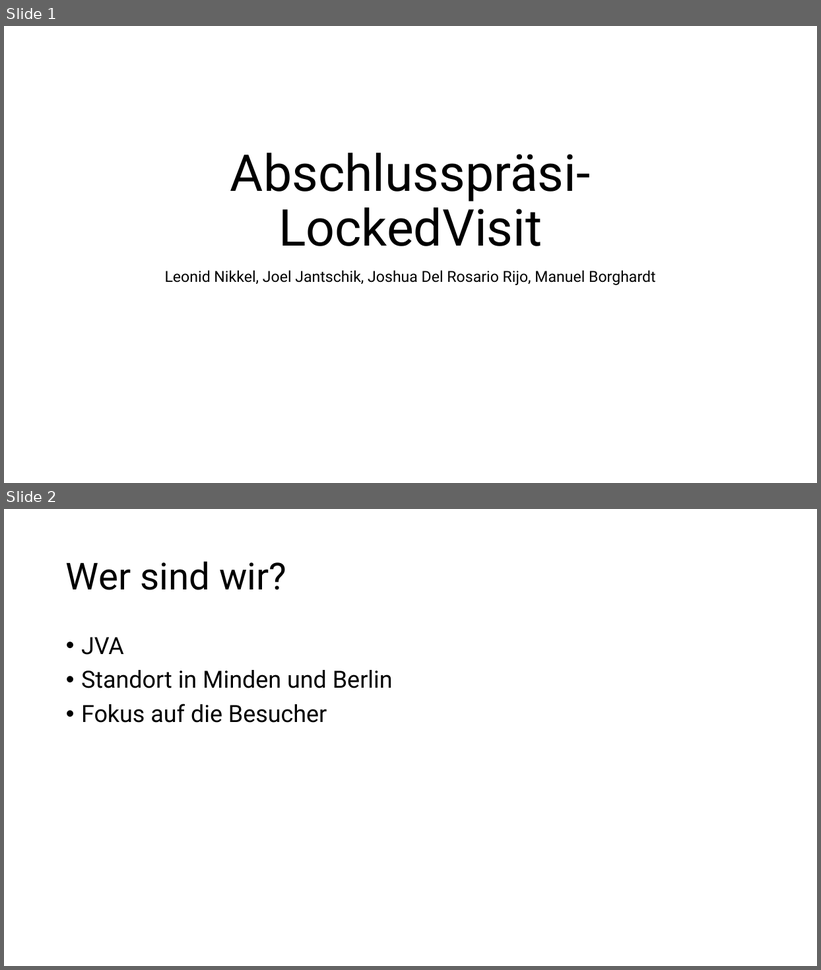
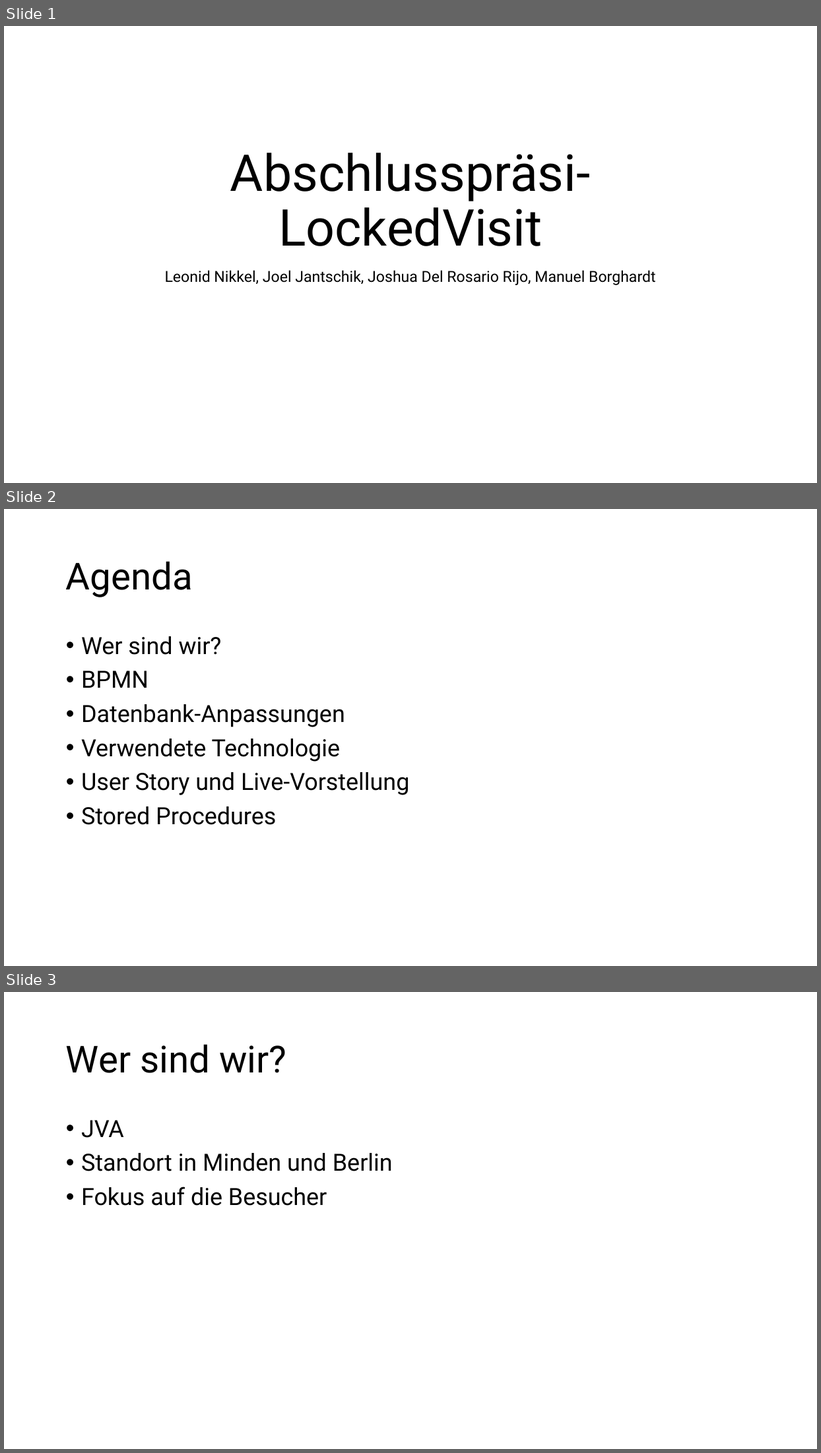
Before and after one commit to zouse187/Datenbankanwendung-LockedVisit, a slide deck: Präsentationen/15.07.26_Abschlusspräsi-LockedVisit.pptx. Shown one above the other, each under a label of ours: slides 1 and 2 before the commit, slides 1, 2 and 3 after it. The pictures are 821x970 and 821x1453 pixels, drawn with LibreOffice and Linux fonts; fonts in the diff are those of the drawing. Boxes give left, top, right and bottom in pixels: in the first picture for what was removed or moved away, otherwise in the second. Text is boxed around its words. In the diff, an @@ line names an element or a change of style, - is before the commit and + after.

```diff
--- a/Präsentationen/15.07.26_Abschlusspräsi-LockedVisit.pptx
+++ b/Präsentationen/15.07.26_Abschlusspräsi-LockedVisit.pptx
@@ slide 2 added at (4, 509, 817, 966), background #FFFFFF @@
@@ title added at (66, 561, 193, 597), 44 pt, text #000000 @@
+Agenda
@@ text added at (81, 636, 409, 825), 28 pt, text #000000 @@
+• Wer sind wir?
+• BPMN
+• Datenbank-Anpassungen
+• Verwendete Technologie
+• User Story und Live-Vorstellung
+• Stored Procedures
@@ what was slide 2 is now slide 3 @@
```
Also in this commit, not shown: 1 slide changed, 1 other slide added, 11 other files.
